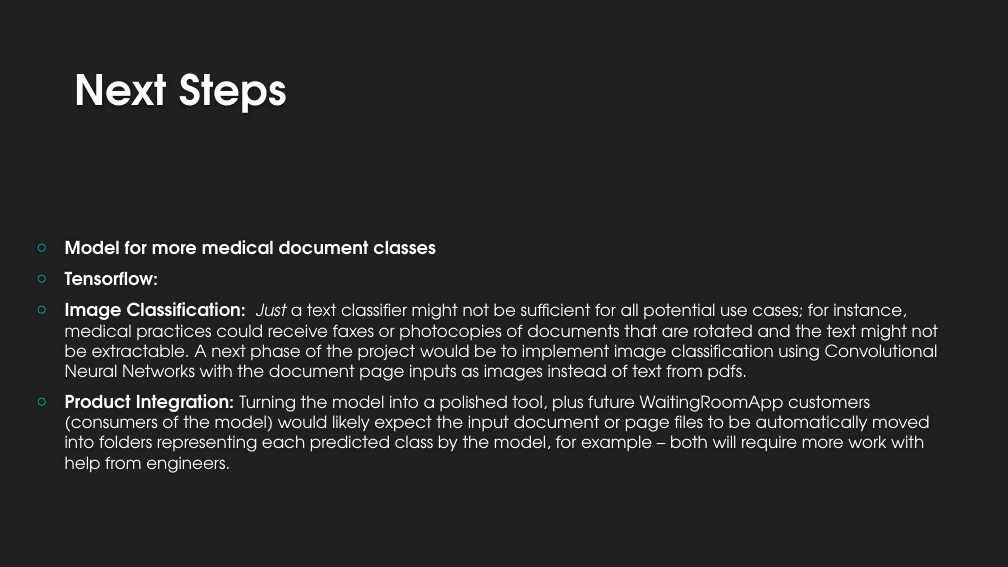
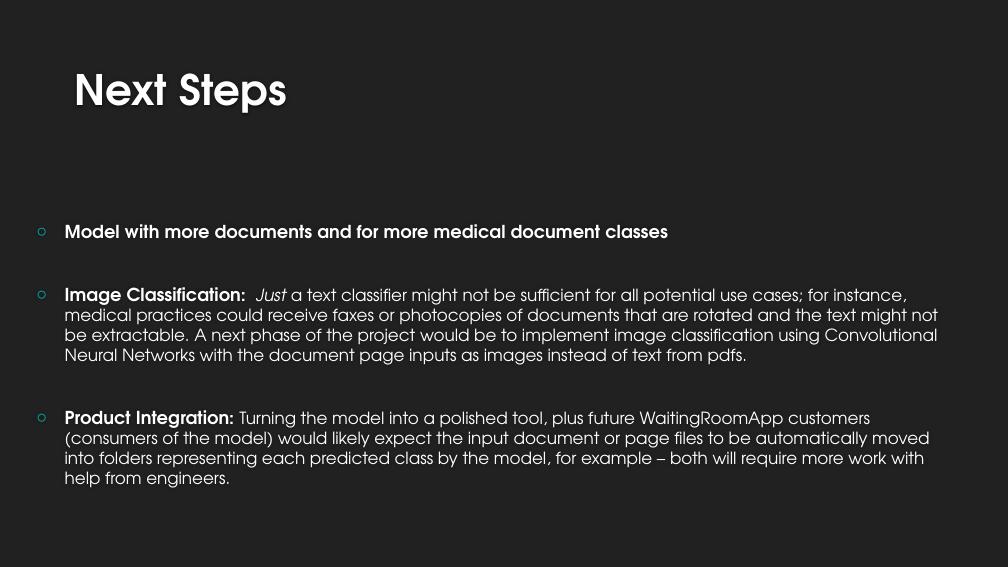
Before and after one commit to sierra073/DS-SF-31-sierra073, a slide deck: slide 8 of Final_Project/FP_3/Classifying Medical Documents.pptx. Drawn at 1008x567 pixels with LibreOffice and Linux fonts; fonts in the diff are those of the drawing; background and template pictures are left out. Boxes give left, top, right and bottom in pixels: in the first picture for what was removed or moved away, otherwise in the second. Text is boxed around its words. In the diff, an @@ line names an element or a change of style, - is before the commit and + after.

```diff
--- a/Final_Project/FP_3/Classifying Medical Documents.pptx
+++ b/Final_Project/FP_3/Classifying Medical Documents.pptx
@@ text at (65,224,668,238): text changed @@
-○ Model for more medical document classes
-○ Tensorflow:
+○ Model with more documents and for more medical document classes
```
Also in this commit, not shown: 2 other slides changed, 2 slides added, 1 slide removed.
